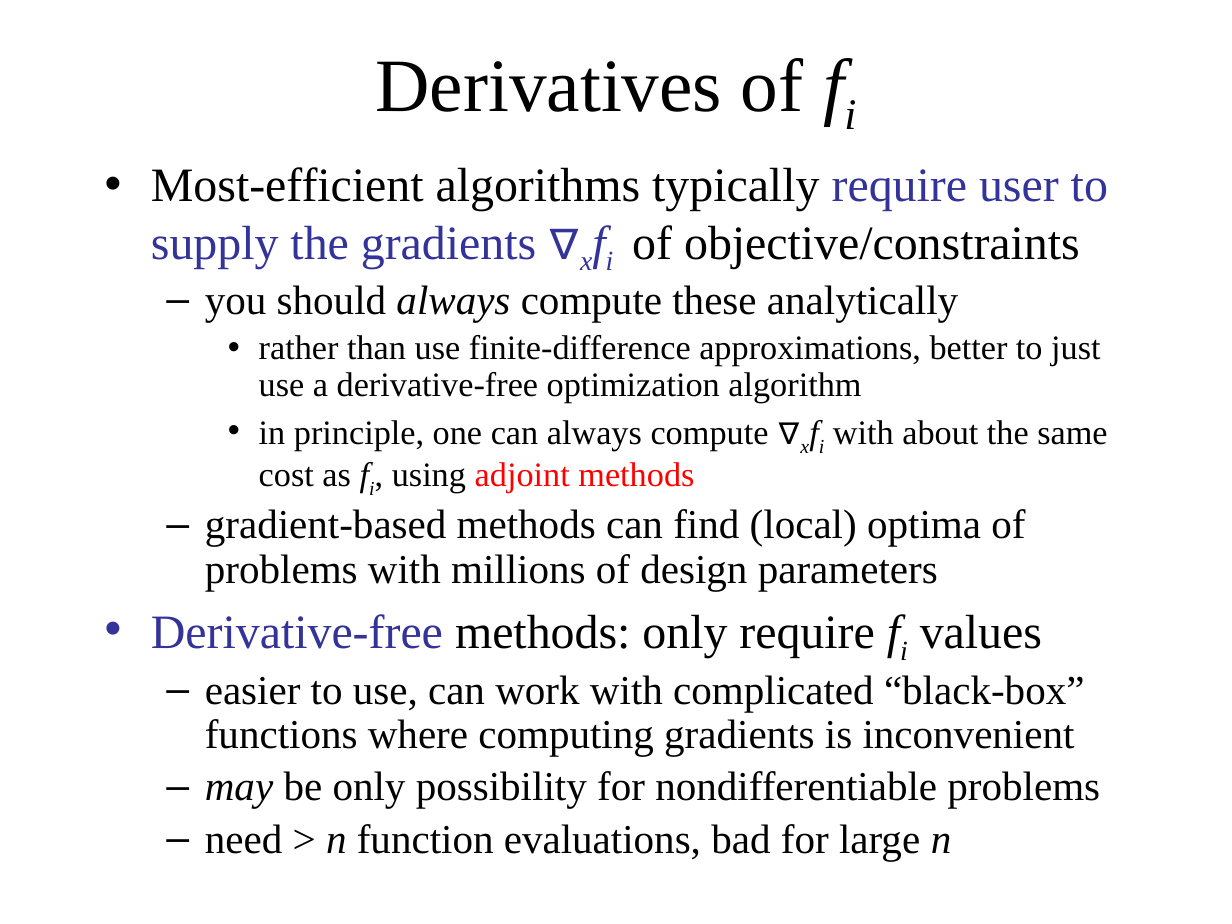
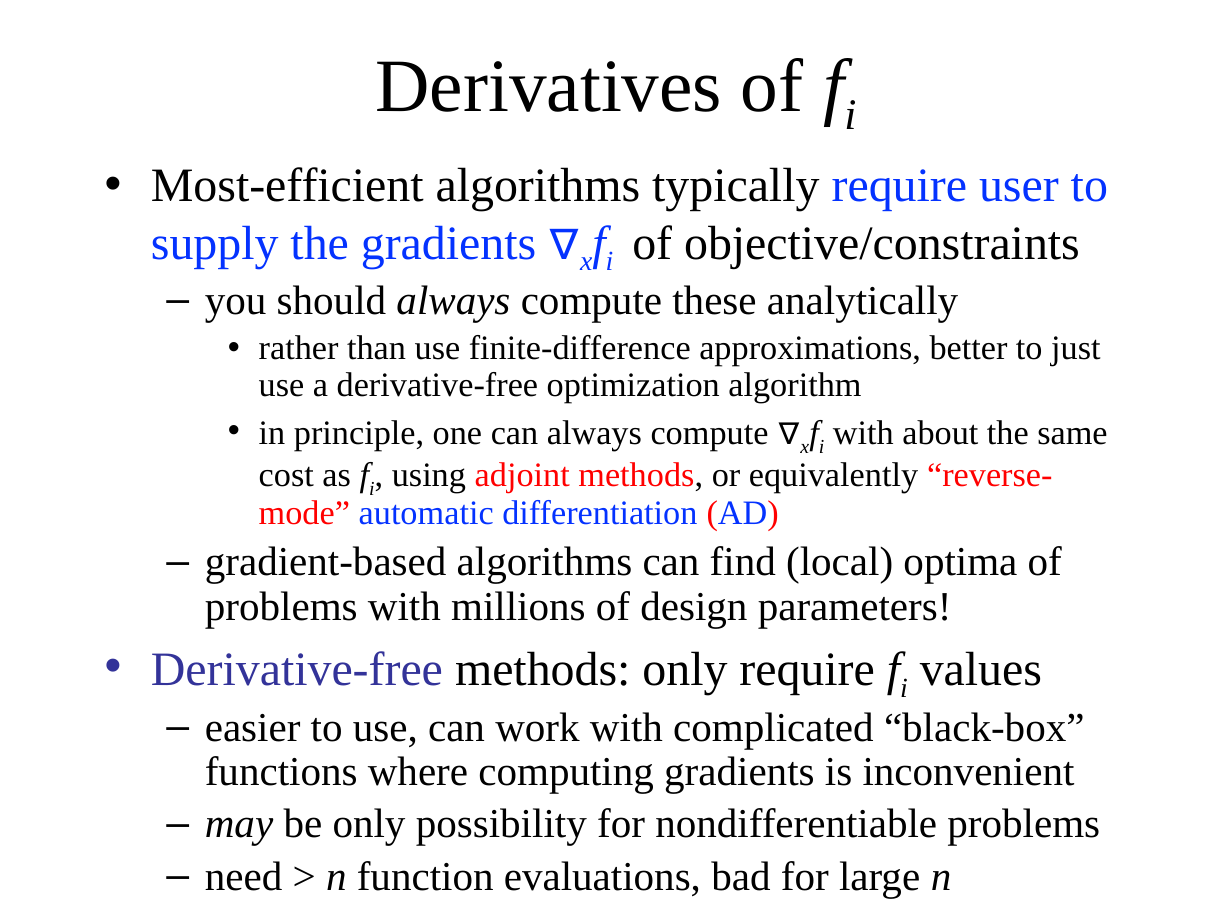
Before and after one commit to mitmath/18335, a slide deck: slide 10 of notes/optimization.pptx. Drawn at 1232x924 pixels with LibreOffice and Linux fonts; fonts in the diff are those of the drawing. Boxes give left, top, right and bottom in pixels: in the first picture for what was removed or moved away, otherwise in the second. Text is boxed around its words. In the diff, an @@ line names an element or a change of style, - is before the commit and + after.

```diff
--- a/notes/optimization.pptx
+++ b/notes/optimization.pptx
@@ text at (151, 167, 1108, 268): text colour #333399 to #0432FF in "require user to supply the gradients ∇xfi" @@
@@ text at (205, 420, 1107, 627): text changed; size 24 to 20 pt @@
-    • in principle, one can always compute ∇xfi with about the same cost as fi, using adjoint methods
-  – gradient-based methods can find (local) optima of problems with millions of design parameters
+    • in principle, one can always compute ∇xfi with about the same cost as fi, using adjoint methods, or equivalently “reverse-mode” automatic differentiation (AD)
+  – gradient-based algorithms can find (local) optima of problems with millions of design parameters!
```
Also in this commit, not shown: 4 other slides changed, 1 other file.
